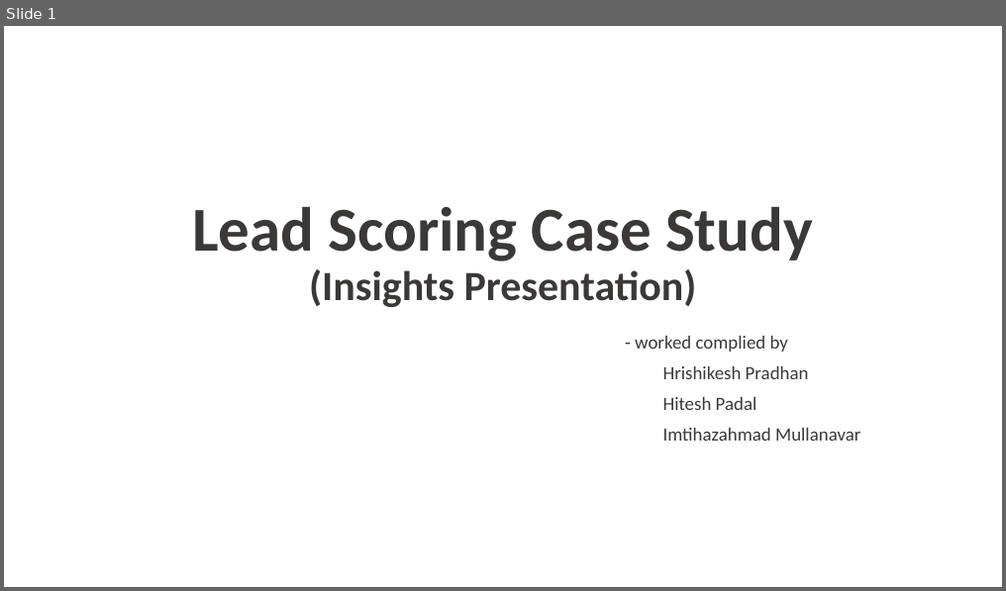
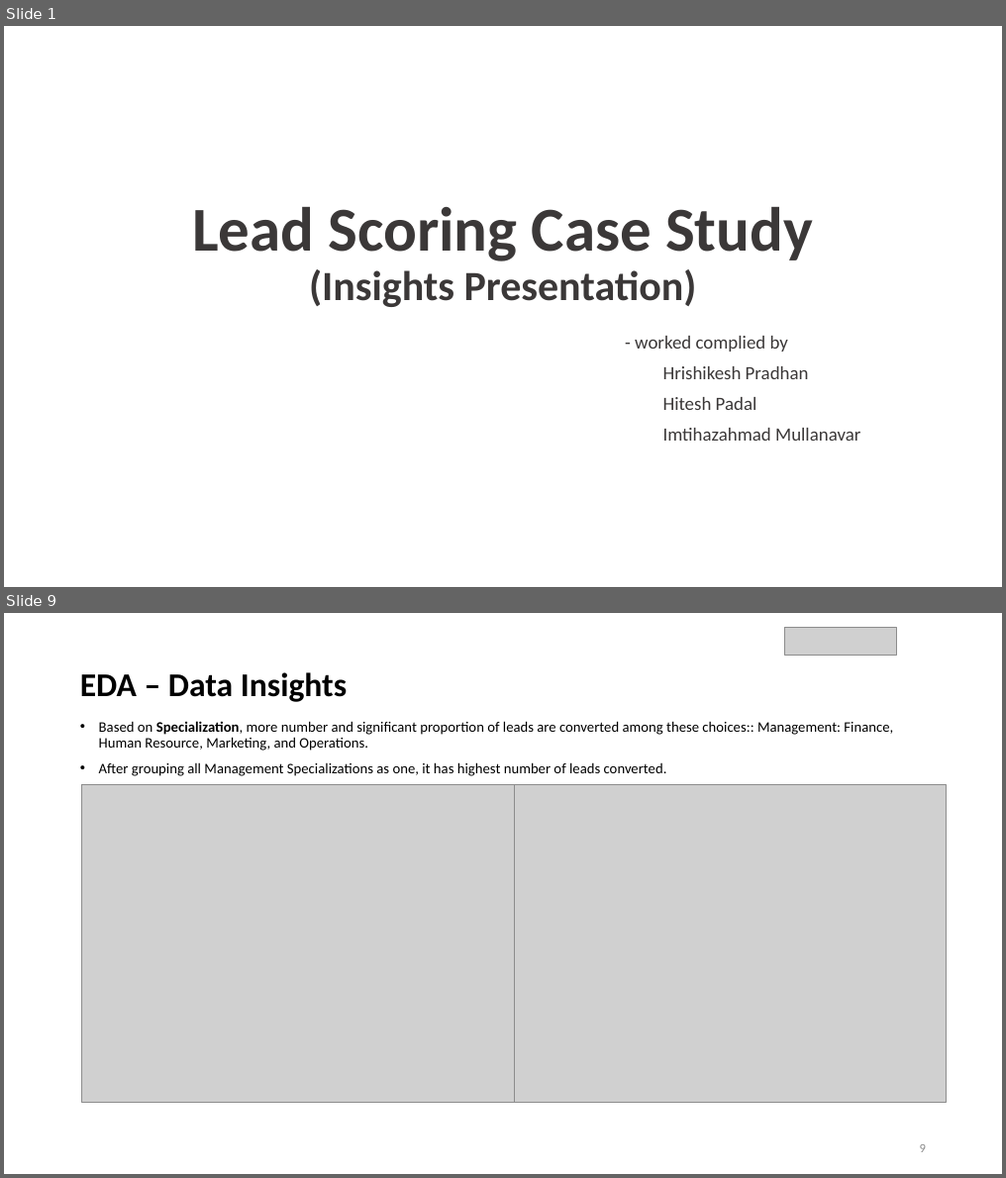
Before and after one commit to Hiteshp97/ProjCollab_LSCS_BTCH67_535, a slide deck: Lead Scoring Case Study.pptx. Shown one above the other, each under a label of ours: slide 1 before the commit, slides 1 and 9 after it; the slides between them are not shown. The pictures are 1006x591 and 1006x1178 pixels, drawn with LibreOffice and Linux fonts; fonts in the diff are those of the drawing; grey boxes stand for pictures; background and template pictures are left out. Boxes give left, top, right and bottom in pixels: in the first picture for what was removed or moved away, otherwise in the second. Text is boxed around its words. In the diff, an @@ line names an element or a change of style, - is before the commit and + after.

```diff
--- a/Lead Scoring Case Study.pptx
+++ b/Lead Scoring Case Study.pptx
@@ slide 9 added at box(4, 613, 1002, 1174), background #FFFFFF @@
@@ picture added at box(785, 627, 896, 655) @@
@@ title added at box(80, 672, 347, 702), 32 pt, text #000000, bold @@
+EDA – Data Insights
@@ text added at box(99, 721, 893, 776), 14 pt, text #000000 @@
+• Based on Specialization, more number and significant proportion of leads are converted among these choices:: Management: Finance, Human Resource, Marketing, and Operations.
+• After grouping all Management Specializations as one, it has highest number of leads converted.
@@ picture added at box(82, 784, 515, 1103) @@
@@ picture added at box(514, 784, 946, 1103) @@
@@ page number added at box(920, 1145, 926, 1153), 12 pt, text #8C8C8C @@
+9
```
Also in this commit, not shown: 7 slides changed, 6 other slides added, 7 slides removed.
